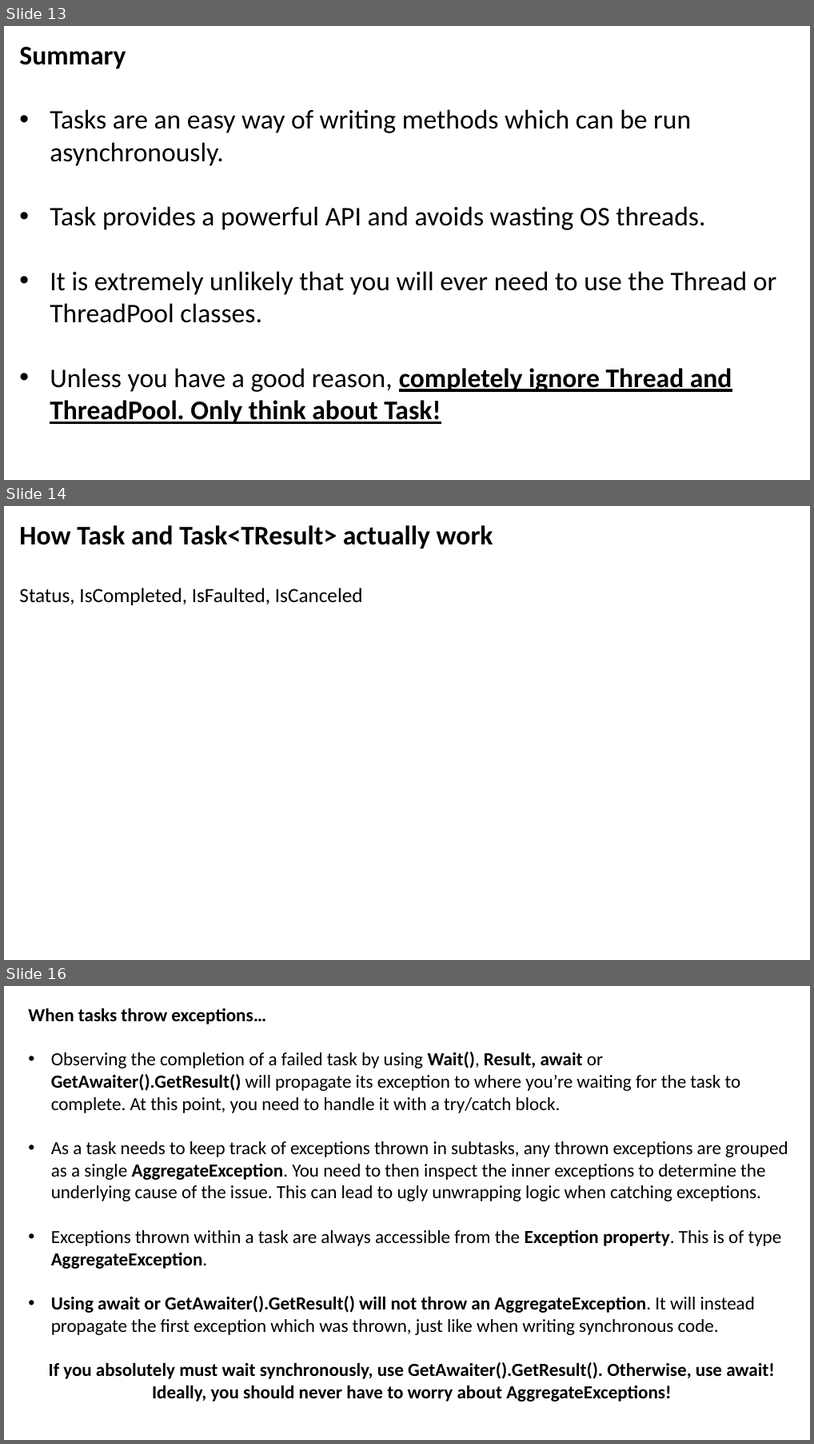
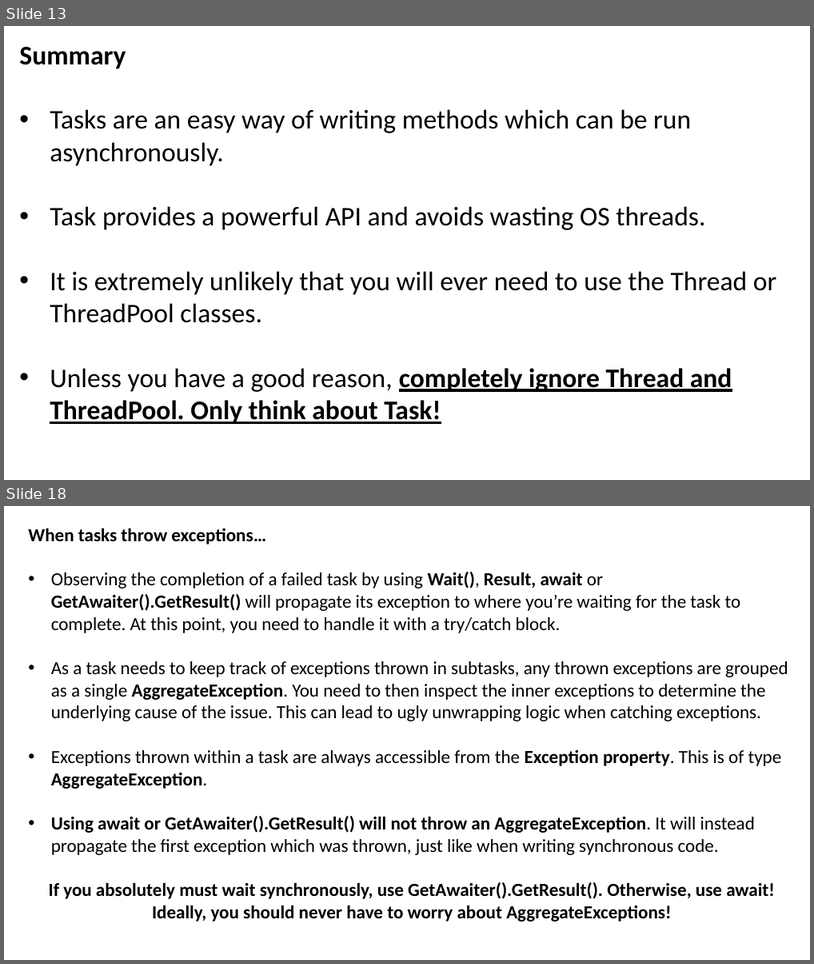
Before and after one commit to JoshKain/AsyncAwaitQuiz, a slide deck: Async and await presentation.pptx. Shown one above the other, each under a label of ours: slides 13, 14 and 16 before the commit, slides 13 and 18 after it; the slides between them are not shown. The pictures are 814x1444 and 814x964 pixels, drawn with LibreOffice and Linux fonts; fonts in the diff are those of the drawing. Boxes give left, top, right and bottom in pixels: in the first picture for what was removed or moved away, otherwise in the second. Text is boxed around its words. In the diff, an @@ line names an element or a change of style, - is before the commit and + after.

```diff
--- a/Async and await presentation.pptx
+++ b/Async and await presentation.pptx
@@ slide 14 removed at [4,506,810,960], background #FFFFFF @@
@@ text removed at [19,525,494,605] @@
-How Task and Task<TResult> actually work
-Status, IsCompleted, IsFaulted, IsCanceled
@@ what was slide 16 is now slide 18 @@
```
Also in this commit, not shown: 5 slides changed, 3 slides added, 1 other file.
